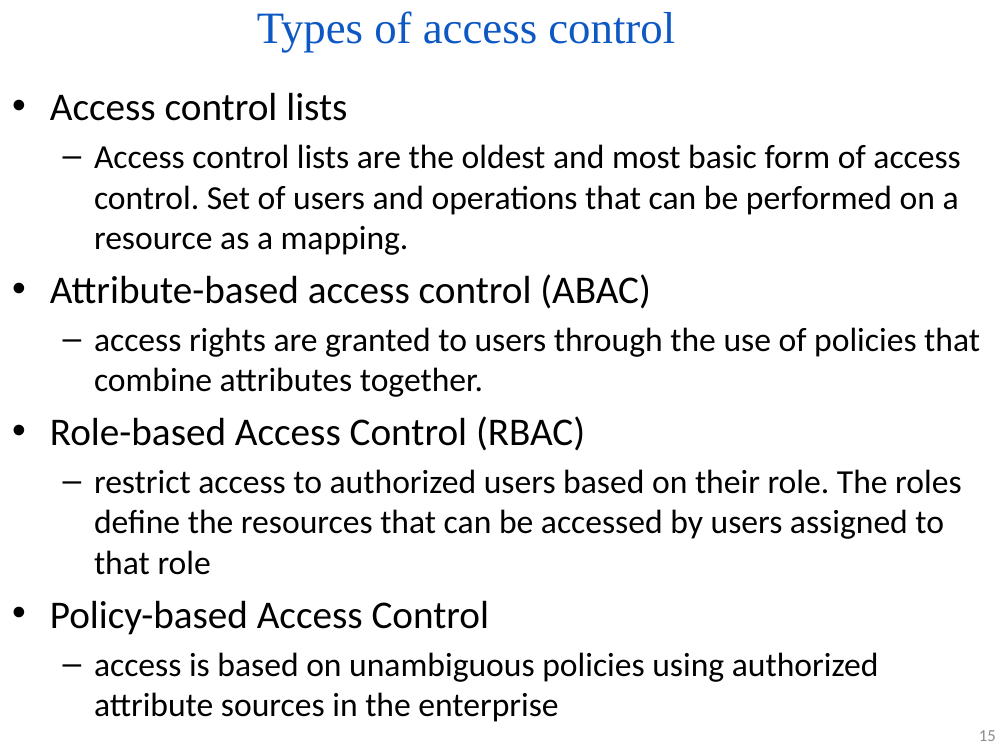
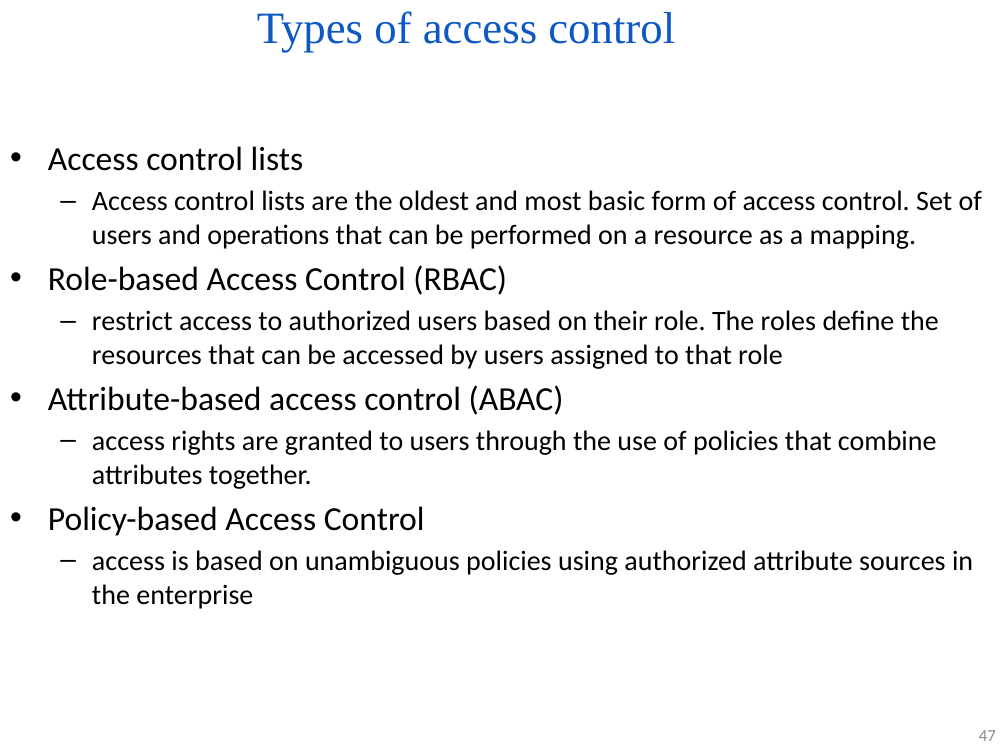
Before and after one commit to PoTr-KNoWS/odrl-tutorial, a slide deck: slide 47 of presentations/2026.05.10 Introduction to policies, policy languages and ODRL (Víctor).pptx (slide 15 before the commit). Drawn at 1008x756 pixels with LibreOffice and Linux fonts; fonts in the diff are those of the drawing; background and template pictures are left out. Boxes give left, top, right and bottom in pixels: in the first picture for what was removed or moved away, otherwise in the second. Text is boxed around its words. In the diff, an @@ line names an element or a change of style, - is before the commit and + after.

```diff
--- a/presentations/2026.05.10 Introduction to policies, policy languages and ODRL (Víctor).pptx
+++ b/presentations/2026.05.10 Introduction to policies, policy languages and ODRL (Víctor).pptx
@@ text "Access control lists": place and size @@
-text "Access control lists" at [50, 92, 980, 722]
+text "Access control lists" at [48, 146, 982, 609]
@@ text at [48, 146, 982, 609]: size 28 to 24 pt in "Access control lists", "Attribute-based access control (ABAC)", "Policy-based Access Control"; size 24 to 20 pt in "Access control lists are the oldest and ...", "access rights are granted to users through ...", "access is based on unambiguous policies using ..." @@
@@ text at [48, 265, 939, 369]: paragraphs added @@
+• Role-based Access Control (RBAC)
+  – restrict access to authorized users based on their role. The roles define the resources that can be accessed by users assigned to that role
@@ text at [50, 416, 961, 575]: paragraphs removed @@
-• Role-based Access Control (RBAC)
-  – restrict access to authorized users based on their role. The roles define the resources that can be accessed by users assigned to that role
@@ page number at [979, 730, 996, 741]: text changed @@
-15
+47
```
Also in this commit, not shown: 15 other slides changed, 40 slides added, 2 slides removed.
